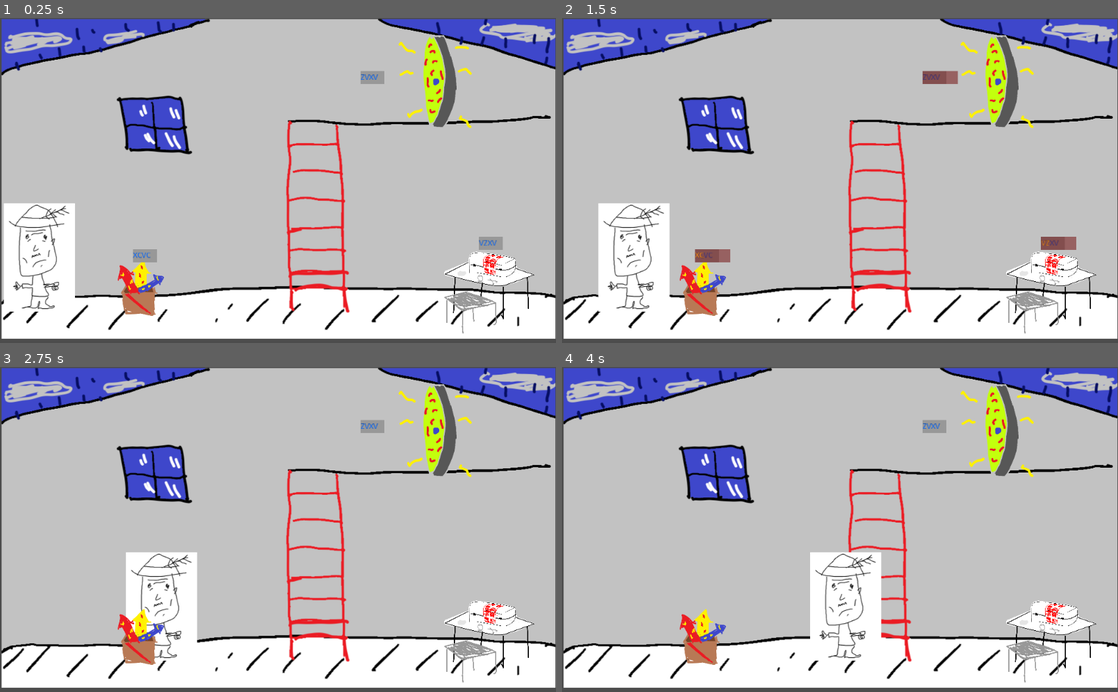
Above: before the commit, frames 1-4 (two rows, left to right).
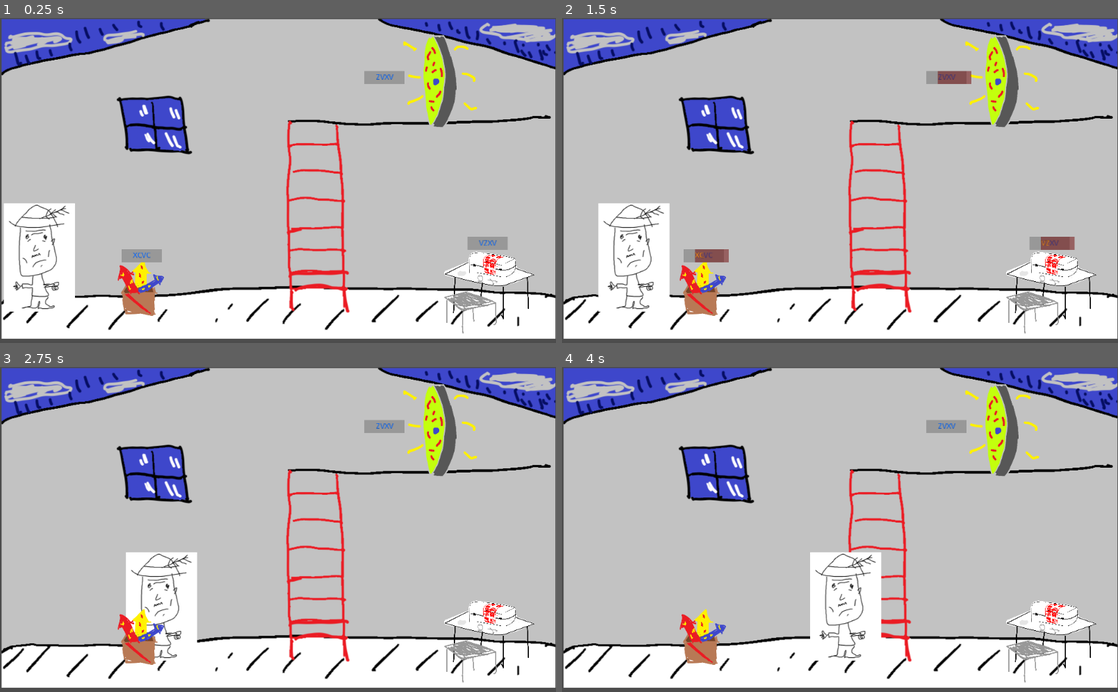
Above: after the commit, the same moments.

Repository: geojax/The-Un-Stable
Game: Godot game, scene res://Player.tscn
The game is run twice, just before and just after one commit, with the same random seed, the same clock (stepped at 60 frames per second) and the same inputs.
Inputs (mouse positions are in pixels of both pictures, inside the frame that each line leads up to):
- Up to frame 1 (0.25 s): no input
- Up to frame 2 (1.5 s): click (739, 255) at 0.52 s; type "12" at 0.6 s; click (1084, 242) at 0.75 s; type "12" at 0.83 s; hold Right (right) from 1.28 s (still down)
- Up to frame 3 (2.75 s): release Right (right) at 2.03 s; hold Down (down) from 2.03 s (still down)
- Up to frame 4 (4 s): release Down (down) at 2.78 s; hold Right (right) 2.78-3.53 s; hold Up (up) from 3.53 s (still down)

The runs differ from the first frame. In frame 1, 1.7% of the frame differs, in the area x 2-100%, y 0-76%; in frame 2, 1.7%; in frame 3, 1.5%; in frame 4, 1.5%.

Commit message:
grab focus when player near interactible

Diff:
--- a/Fireworks.tscn
+++ b/Fireworks.tscn
@@ -1,9 +1,14 @@
-[gd_scene load_steps=3 format=2]
+[gd_scene load_steps=5 format=2]
 
 [ext_resource path="res://TypingGame.tscn" type="PackedScene" id=1]
 [ext_resource path="res://Art/Fireworks.png" type="Texture" id=2]
+[ext_resource path="res://Interactable.gd" type="Script" id=3]
+
+[sub_resource type="RectangleShape2D" id=1]
+extents = Vector2( 121.103, 29.8371 )
 
 [node name="Fireworks" type="Node2D"]
+script = ExtResource( 3 )
 
 [node name="Fireworks" type="Sprite" parent="."]
 scale = Vector2( 0.395015, 0.395015 )
@@ -11,3 +16,11 @@
 
 [node name="Node2D" parent="." instance=ExtResource( 1 )]
 position = Vector2( -15, -70 )
+
+[node name="Area2D" type="Area2D" parent="."]
+
+[node name="CollisionShape2D" type="CollisionShape2D" parent="Area2D"]
+position = Vector2( -2.58643, 21.4304 )
+shape = SubResource( 1 )
+
+[connection signal="area_entered" from="Area2D" to="." method="_on_Area2D_area_entered"]
--- /dev/null
+++ b/Interactable.gd
@@ -0,0 +1,21 @@
+extends Node2D
+
+
+# Declare member variables here. Examples:
+# var a = 2
+# var b = "text"
+
+
+# Called when the node enters the scene tree for the first time.
+func _ready():
+	pass # Replace with function body.
+
+
+# Called every frame. 'delta' is the elapsed time since the previous frame.
+#func _process(delta):
+#	pass
+
+
+func _on_Area2D_area_entered(area):
+	$Node2D/LineEdit.grab_focus()
+	pass # Replace with function body.
--- a/Medbay.tscn
+++ b/Medbay.tscn
@@ -1,9 +1,14 @@
-[gd_scene load_steps=3 format=2]
+[gd_scene load_steps=5 format=2]
 
 [ext_resource path="res://Art/Medbay.png" type="Texture" id=1]
 [ext_resource path="res://TypingGame.tscn" type="PackedScene" id=2]
+[ext_resource path="res://Interactable.gd" type="Script" id=3]
+
+[sub_resource type="RectangleShape2D" id=1]
+extents = Vector2( 91.4581, 68.7383 )
 
 [node name="Node2D" type="Node2D"]
+script = ExtResource( 3 )
 
 [node name="Node2D" parent="." instance=ExtResource( 2 )]
 position = Vector2( -18.0123, -103.067 )
@@ -12,3 +17,11 @@
 scale = Vector2( 0.0796323, 0.0796323 )
 texture = ExtResource( 1 )
 flip_h = true
+
+[node name="Area2D" type="Area2D" parent="."]
+
+[node name="CollisionShape2D" type="CollisionShape2D" parent="Area2D"]
+position = Vector2( 0, 1.52588e-05 )
+shape = SubResource( 1 )
+
+[connection signal="area_entered" from="Area2D" to="." method="_on_Area2D_area_entered"]
--- a/Player.tscn
+++ b/Player.tscn
@@ -33,6 +33,7 @@
 position = Vector2( 513.351, 296.935 )
 scale = Vector2( 1, 0.98194 )
 frames = SubResource( 1 )
+frame = 1
 playing = true
 
 [node name="Farmer" type="Area2D" parent="."]
--- a/Portal.tscn
+++ b/Portal.tscn
@@ -1,8 +1,9 @@
-[gd_scene load_steps=5 format=2]
+[gd_scene load_steps=7 format=2]
 
 [ext_resource path="res://Art/Portal1.png" type="Texture" id=1]
 [ext_resource path="res://Art/Portal2.png" type="Texture" id=2]
 [ext_resource path="res://TypingGame.tscn" type="PackedScene" id=3]
+[ext_resource path="res://Interactable.gd" type="Script" id=4]
 
 [sub_resource type="SpriteFrames" id=1]
 animations = [ {
@@ -12,12 +13,25 @@
 "speed": 5.0
 } ]
 
+[sub_resource type="RectangleShape2D" id=2]
+extents = Vector2( 139.852, 85.5981 )
+
 [node name="Portal" type="Node2D"]
+script = ExtResource( 4 )
 
 [node name="AnimatedSprite" type="AnimatedSprite" parent="."]
 scale = Vector2( 0.41435, 0.41435 )
 frames = SubResource( 1 )
+frame = 1
 playing = true
 
 [node name="Node2D" parent="." instance=ExtResource( 3 )]
-position = Vector2( -136.032, 6.15784 )
+position = Vector2( -107.284, 5.68656 )
+
+[node name="Area2D" type="Area2D" parent="."]
+
+[node name="CollisionShape2D" type="CollisionShape2D" parent="Area2D"]
+position = Vector2( -8.48309, 36.76 )
+shape = SubResource( 2 )
+
+[connection signal="area_entered" from="Area2D" to="." method="_on_Area2D_area_entered"]
--- a/TypingGame.gd
+++ b/TypingGame.gd
@@ -9,7 +9,7 @@
 var viableChars := ["Z", "X", "C", "V"]
 # Called when the node enters the scene tree for the first time.
 func _ready():
-	$LineEdit.grab_focus()
+	#$LineEdit.grab_focus()
 	for c in viableChars:
 		code += viableChars[rand_range(0, 4)]
 	$Label.text = code
--- a/TypingGame.tscn
+++ b/TypingGame.tscn
@@ -2,17 +2,16 @@
 
 [ext_resource path="res://TypingGame.gd" type="Script" id=1]
 
-[sub_resource type="StyleBoxFlat" id=5]
+[sub_resource type="StyleBoxEmpty" id=3]
 
-[sub_resource type="StyleBoxFlat" id=3]
+[sub_resource type="StyleBoxEmpty" id=4]
+
+[sub_resource type="StyleBoxFlat" id=1]
+
+[sub_resource type="StyleBoxFlat" id=2]
 bg_color = Color( 0.133333, 0.0156863, 0.0156863, 0 )
 
-[sub_resource type="StyleBoxEmpty" id=1]
-
-[sub_resource type="StyleBoxEmpty" id=2]
-
-[sub_resource type="Animation" id=4]
-resource_name = "Failure"
+[sub_resource type="Animation" id=5]
 tracks/0/type = "value"
 tracks/0/path = NodePath("Label2:custom_styles/normal:bg_color")
 tracks/0/interp = 1
@@ -29,34 +28,11 @@
 [node name="Node2D" type="Node2D"]
 script = ExtResource( 1 )
 
-[node name="Label" type="Label" parent="."]
-margin_right = 44.0
-margin_bottom = 24.0
-custom_styles/normal = SubResource( 5 )
-custom_colors/font_color = Color( 0, 0.392157, 1, 1 )
-text = "CZXV"
-valign = 1
-__meta__ = {
-"_edit_use_anchors_": false
-}
-
-[node name="Label2" type="Label" parent="."]
-margin_right = 65.0
-margin_bottom = 24.0
-custom_styles/normal = SubResource( 3 )
-custom_colors/font_color = Color( 1, 0.560784, 0, 1 )
-custom_colors/font_outline_modulate = Color( 0, 0, 0, 1 )
-valign = 1
-uppercase = true
-__meta__ = {
-"_edit_use_anchors_": false
-}
-
 [node name="LineEdit" type="LineEdit" parent="."]
 margin_right = 163.0
 margin_bottom = 24.0
-custom_styles/focus = SubResource( 1 )
-custom_styles/normal = SubResource( 2 )
+custom_styles/focus = SubResource( 3 )
+custom_styles/normal = SubResource( 4 )
 custom_colors/cursor_color = Color( 0, 0, 0, 0 )
 custom_colors/font_color = Color( 1, 0.4, 0, 0 )
 max_length = 4
@@ -67,8 +43,43 @@
 "_edit_use_anchors_": false
 }
 
+[node name="ColorRect" type="ColorRect" parent="."]
+modulate = Color( 0.6, 0.6, 0.6, 1 )
+margin_left = -20.6494
+margin_top = -0.331772
+margin_right = 53.3506
+margin_bottom = 23.6682
+__meta__ = {
+"_edit_use_anchors_": false
+}
+
+[node name="Label" type="Label" parent="."]
+margin_right = 33.0
+margin_bottom = 24.0
+custom_styles/normal = SubResource( 1 )
+custom_colors/font_color = Color( 0, 0.392157, 1, 1 )
+text = "CZXV"
+valign = 1
+__meta__ = {
+"_edit_lock_": true,
+"_edit_use_anchors_": false
+}
+
+[node name="Label2" type="Label" parent="."]
+margin_right = 62.0
+margin_bottom = 24.0
+custom_styles/normal = SubResource( 2 )
+custom_colors/font_color = Color( 1, 0.560784, 0, 1 )
+custom_colors/font_outline_modulate = Color( 0, 0, 0, 1 )
+valign = 1
+uppercase = true
+__meta__ = {
+"_edit_lock_": true,
+"_edit_use_anchors_": false
+}
+
 [node name="AnimationPlayer" type="AnimationPlayer" parent="."]
-anims/Failure = SubResource( 4 )
+anims/Failure = SubResource( 5 )
 
 [connection signal="text_changed" from="LineEdit" to="." method="_on_LineEdit_text_changed"]
 [connection signal="animation_finished" from="AnimationPlayer" to="." method="_on_AnimationPlayer_animation_finished"]
